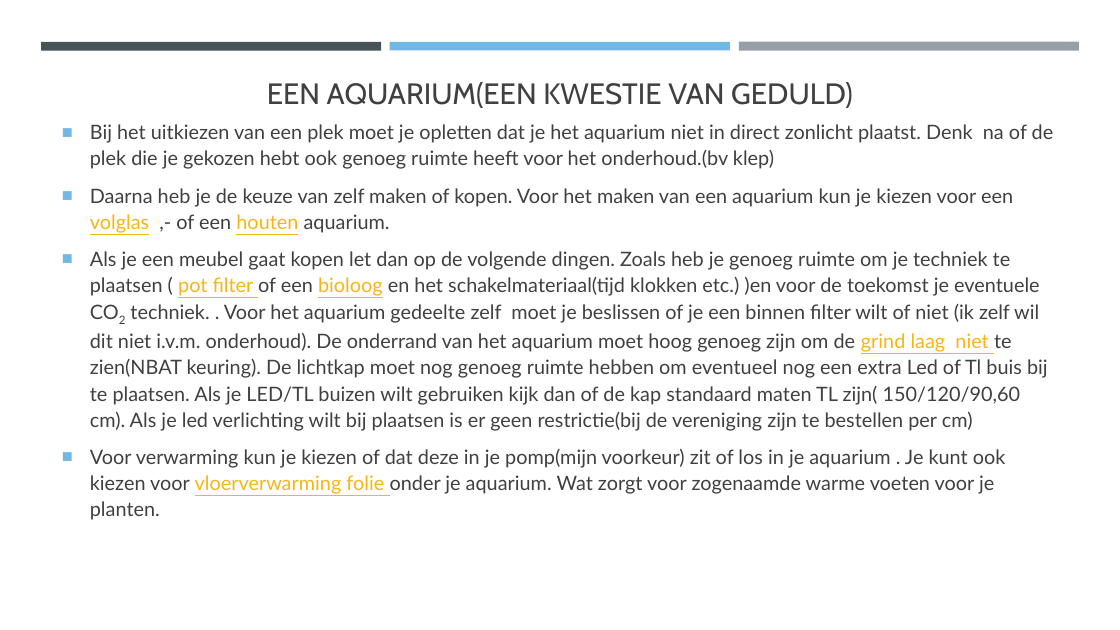
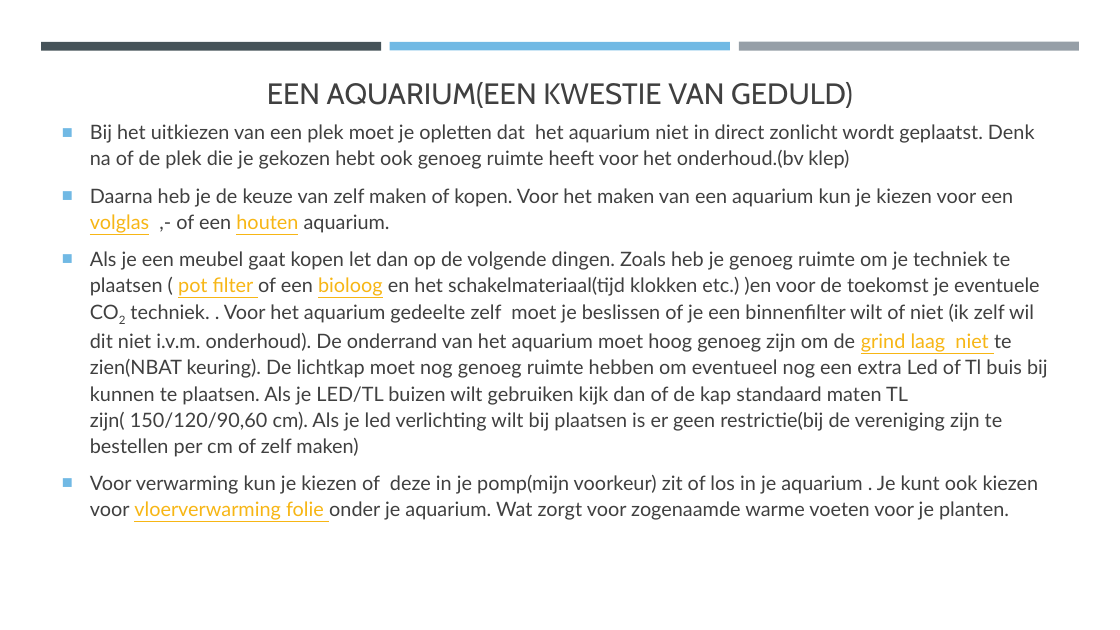
Before and after one commit to Riekusb/arduino, a slide deck: slide 3 of lezingen/basiskennis aquarium houden/Basiskennis aquarium.pptx. Drawn at 1120x630 pixels with LibreOffice and Linux fonts; fonts in the diff are those of the drawing. Boxes give left, top, right and bottom in pixels: in the first picture for what was removed or moved away, otherwise in the second. Text is boxed around its words. In the diff, an @@ line names an element or a change of style, - is before the commit and + after.

```diff
--- a/lezingen/basiskennis aquarium houden/Basiskennis aquarium.pptx
+++ b/lezingen/basiskennis aquarium houden/Basiskennis aquarium.pptx
@@ text at [90, 124, 1035, 169]: text changed @@
-■ Bij het uitkiezen van een plek moet je opletten dat je het aquarium niet in direct zonlicht plaatst. Denk na of de plek die je gekozen hebt ook genoeg ruimte heeft voor het onderhoud.(bv klep)
+■ Bij het uitkiezen van een plek moet je opletten dat het aquarium niet in direct zonlicht wordt geplaatst. Denk na of de plek die je gekozen hebt ook genoeg ruimte heeft voor het onderhoud.(bv klep)
@@ text at [90, 251, 1048, 520]: text changed @@
-■ Als je een meubel gaat kopen let dan op de volgende dingen. Zoals heb je genoeg ruimte om je techniek te plaatsen ( pot filter of een bioloog en het schakelmateriaal(tijd klokken etc.) )en voor de toekomst je eventuele CO2 techniek. . Voor het aquarium gedeelte zelf moet je beslissen of je een binnen filter wilt of niet (ik zelf wil dit niet i.v.m. onderhoud). De onderrand van het aquarium moet hoog genoeg zijn om de grind laag niet te zien(NBAT keuring). De lichtkap moet nog genoeg ruimte hebben om eventueel nog een extra Led of Tl buis bij te plaatsen. Als je LED/TL buizen wilt gebruiken kijk dan of de kap standaard maten TL zijn( 150/120/90,60 cm). Als je led verlichting wilt bij plaatsen is er geen restrictie(bij de vereniging zijn te bestellen per cm)
-■ Voor verwarming kun je kiezen of dat deze in je pomp(mijn voorkeur) zit of los in je aquarium . Je kunt ook kiezen voor vloerverwarming folie onder je aquarium. Wat zorgt voor zogenaamde warme voeten voor je planten.
+■ Als je een meubel gaat kopen let dan op de volgende dingen. Zoals heb je genoeg ruimte om je techniek te plaatsen ( pot filter of een bioloog en het schakelmateriaal(tijd klokken etc.) )en voor de toekomst je eventuele CO2 techniek. . Voor het aquarium gedeelte zelf moet je beslissen of je een binnenfilter wilt of niet (ik zelf wil dit niet i.v.m. onderhoud). De onderrand van het aquarium moet hoog genoeg zijn om de grind laag niet te zien(NBAT keuring). De lichtkap moet nog genoeg ruimte hebben om eventueel nog een extra Led of Tl buis bij kunnen te plaatsen. Als je LED/TL buizen wilt gebruiken kijk dan of de kap standaard maten TL zijn( 150/120/90,60 cm). Als je led verlichting wilt bij plaatsen is er geen restrictie(bij de vereniging zijn te bestellen per cm of zelf maken)
+■ Voor verwarming kun je kiezen of deze in je pomp(mijn voorkeur) zit of los in je aquarium . Je kunt ook kiezen voor vloerverwarming folie onder je aquarium. Wat zorgt voor zogenaamde warme voeten voor je planten.
```
Also in this commit, not shown: 19 other slides changed, 1 other file.
